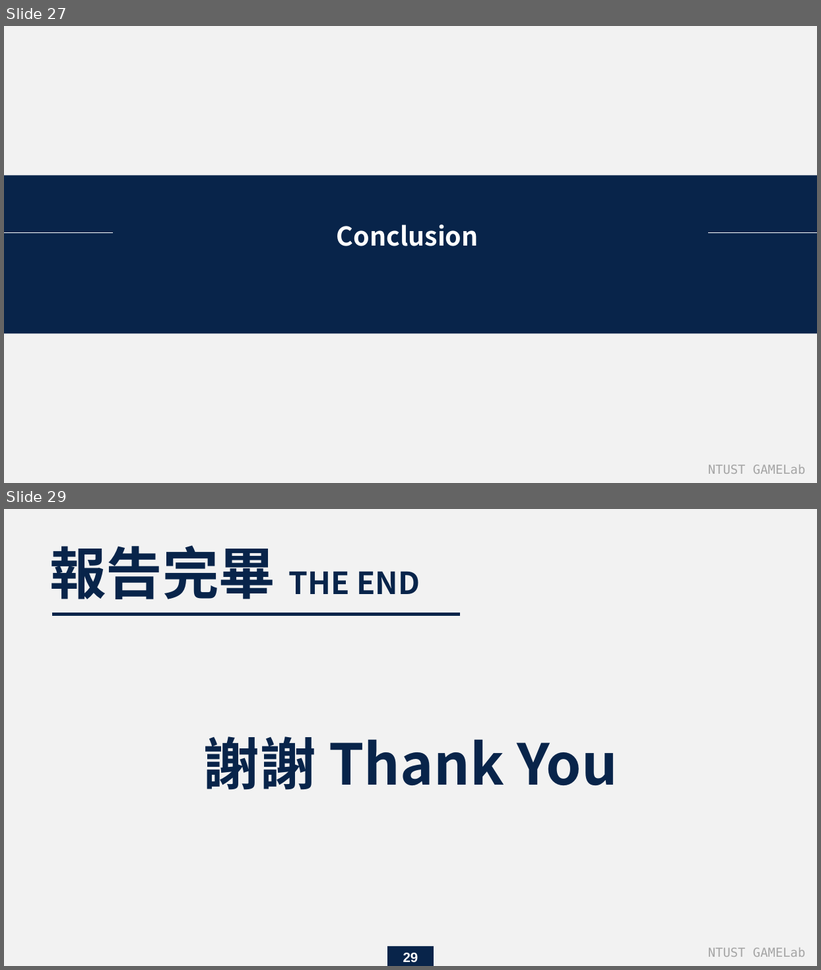
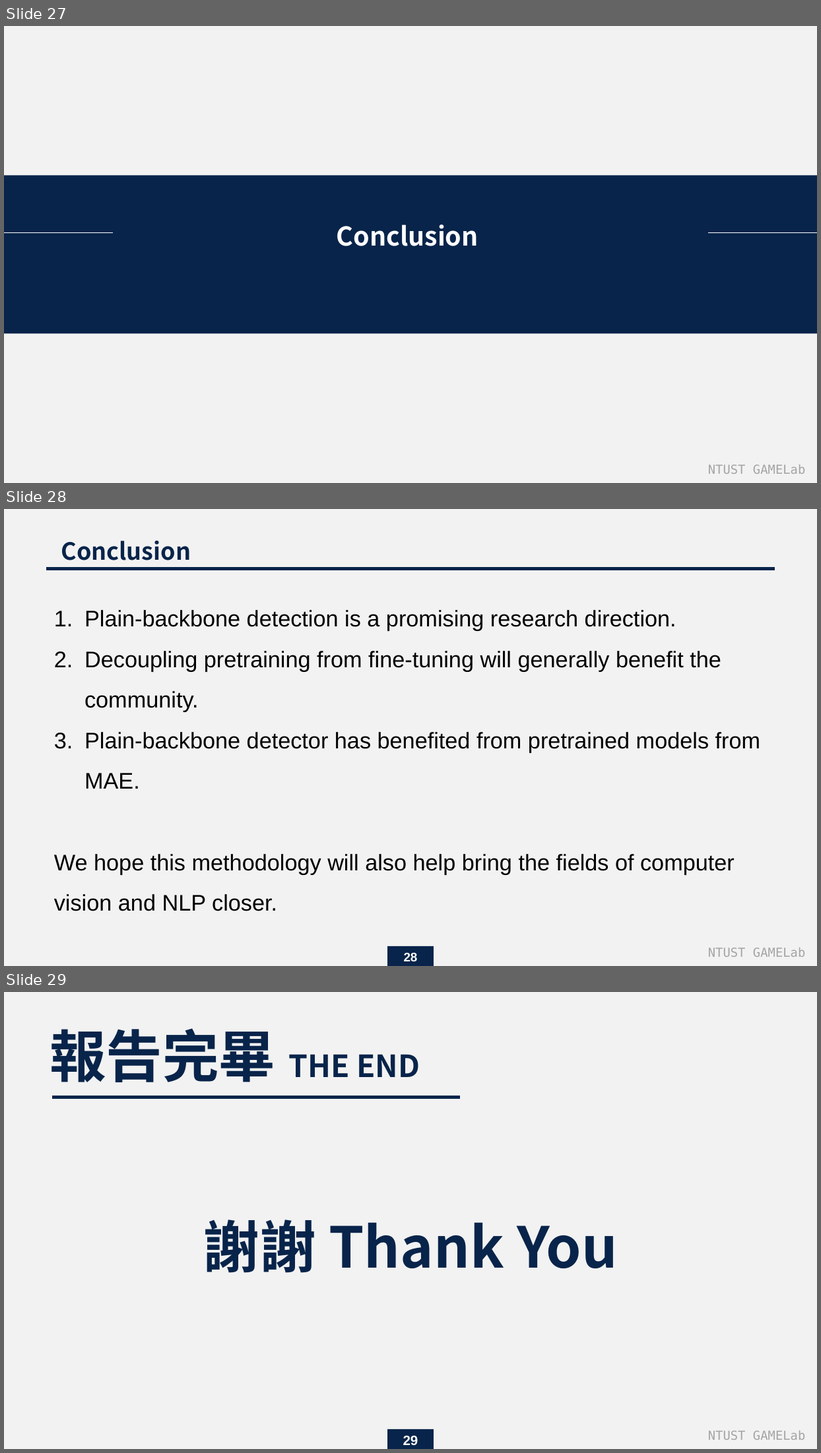
Before and after one commit to endman100/paper-, a slide deck: Exploring Plain Vision Transformer Backbones for Object Detection_M11015039.pptx. Shown one above the other, each under a label of ours: slides 27 and 29 before the commit, slides 27, 28 and 29 after it; the slides between them are not shown. The pictures are 821x970 and 821x1453 pixels, drawn with LibreOffice and Linux fonts; fonts in the diff are those of the drawing. Boxes give left, top, right and bottom in pixels: in the first picture for what was removed or moved away, otherwise in the second. Text is boxed around its words. In the diff, an @@ line names an element or a change of style, - is before the commit and + after.

```diff
--- a/Exploring Plain Vision Transformer Backbones for Object Detection_M11015039.pptx
+++ b/Exploring Plain Vision Transformer Backbones for Object Detection_M11015039.pptx
@@ slide 28 added at <box>4,509,817,966</box>, background #F2F2F2 @@
@@ text added at <box>61,541,191,560</box>, 21 pt, text #08244A, bold @@
+Conclusion
@@ line added from (775, 569) to (46, 569), #08244A 3 pt @@
@@ text added at <box>54,610,760,912</box>, 20 pt, text #000000 @@
+1. Plain-backbone detection is a promising research direction.
+2. Decoupling pretraining from fine-tuning will generally benefit the community.
+3. Plain-backbone detector has benefited from pretrained models from MAE.
+We hope this methodology will also help bring the fields of computer vision and NLP closer.
@@ rectangle added at <box>388,947,434,966</box>, fill #08244A @@
@@ page number added at <box>404,953,418,962</box>, 11 pt, text #FFFFFF, bold @@
+28
@@ text added at <box>708,948,805,957</box>, 11 pt, text #A5A5A5 @@
+NTUST GAMELab
```
Also in this commit, not shown: 9 slides changed, 1 slide removed.
